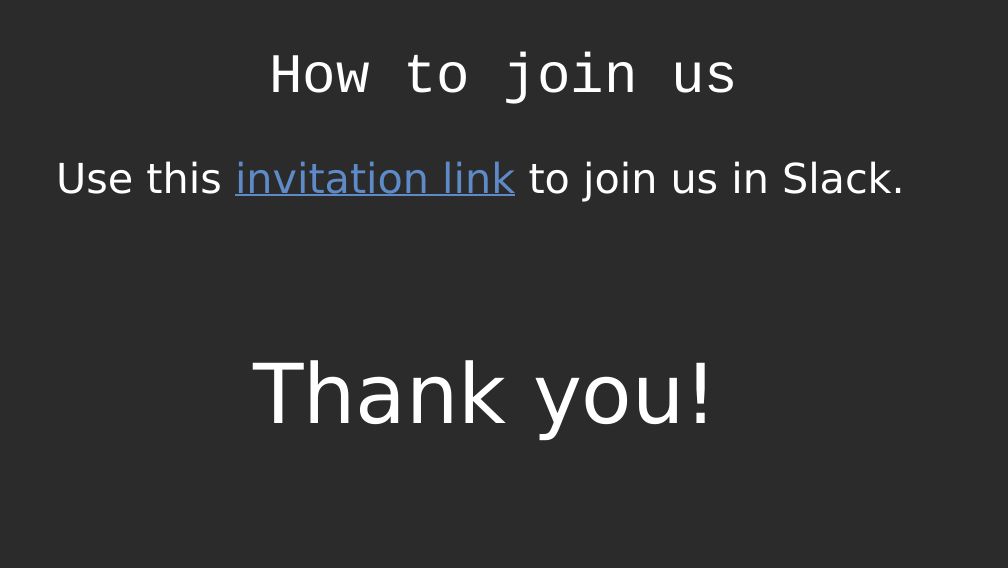
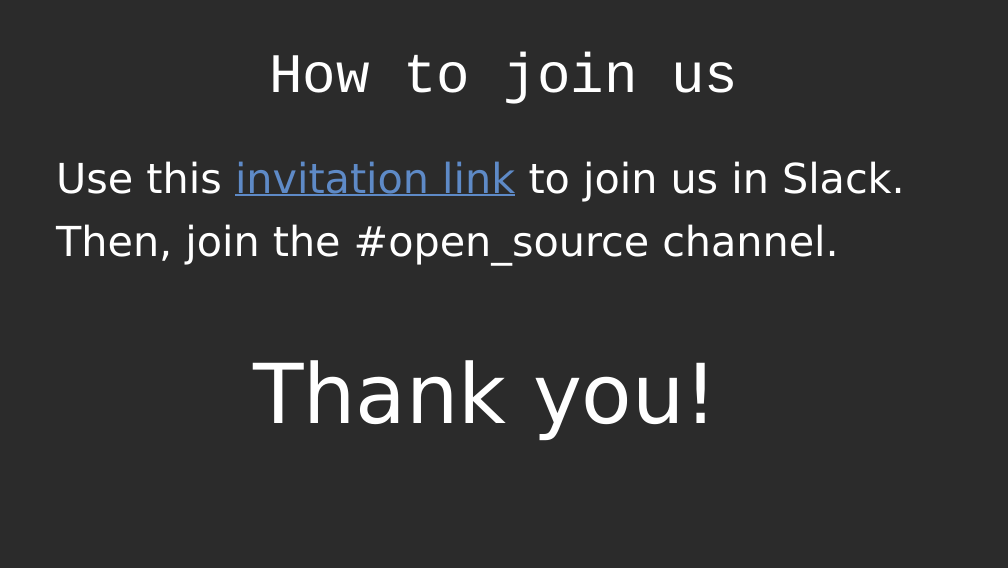
Before and after one commit to baziotis/Talks, a slide deck: slide 47 of Open-Source-2019/slides.odp (slide 46 before the commit). Drawn at 1008x568 pixels with LibreOffice and Linux fonts; fonts in the diff are those of the drawing; background and template pictures are left out; a plain dark background stands for a picture behind light text. Boxes give left, top, right and bottom in pixels: in the first picture for what was removed or moved away, otherwise in the second. Text is boxed around its words. In the diff, an @@ line names an element or a change of style, - is before the commit and + after.

```diff
--- a/Open-Source-2019/slides.odp
+++ b/Open-Source-2019/slides.odp
@@ text at box(56, 224, 838, 265): paragraph added @@
+Then, join the #open_source channel.
```
Also in this commit, not shown: 1 slide added, 1 other file.
